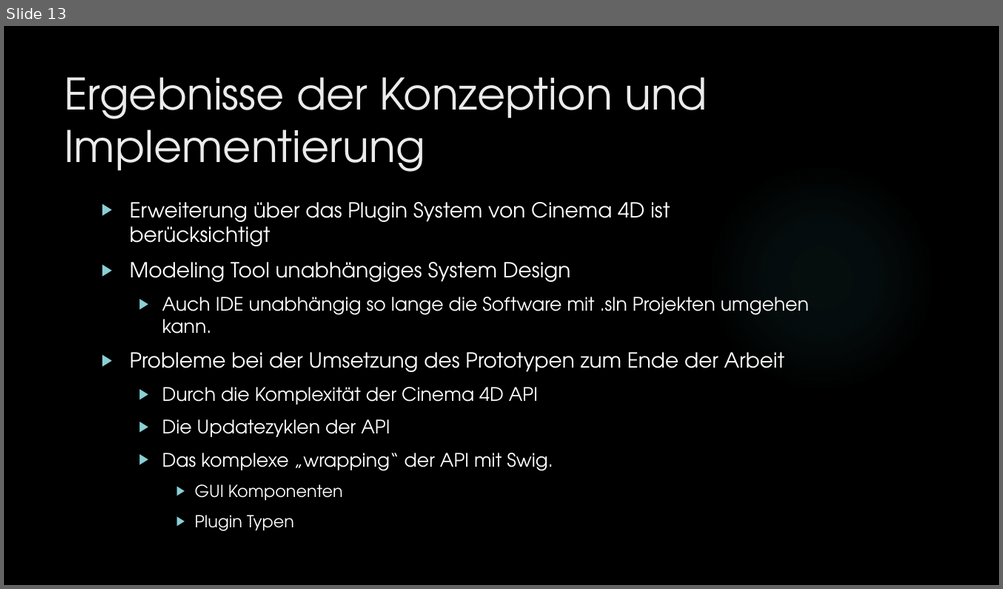
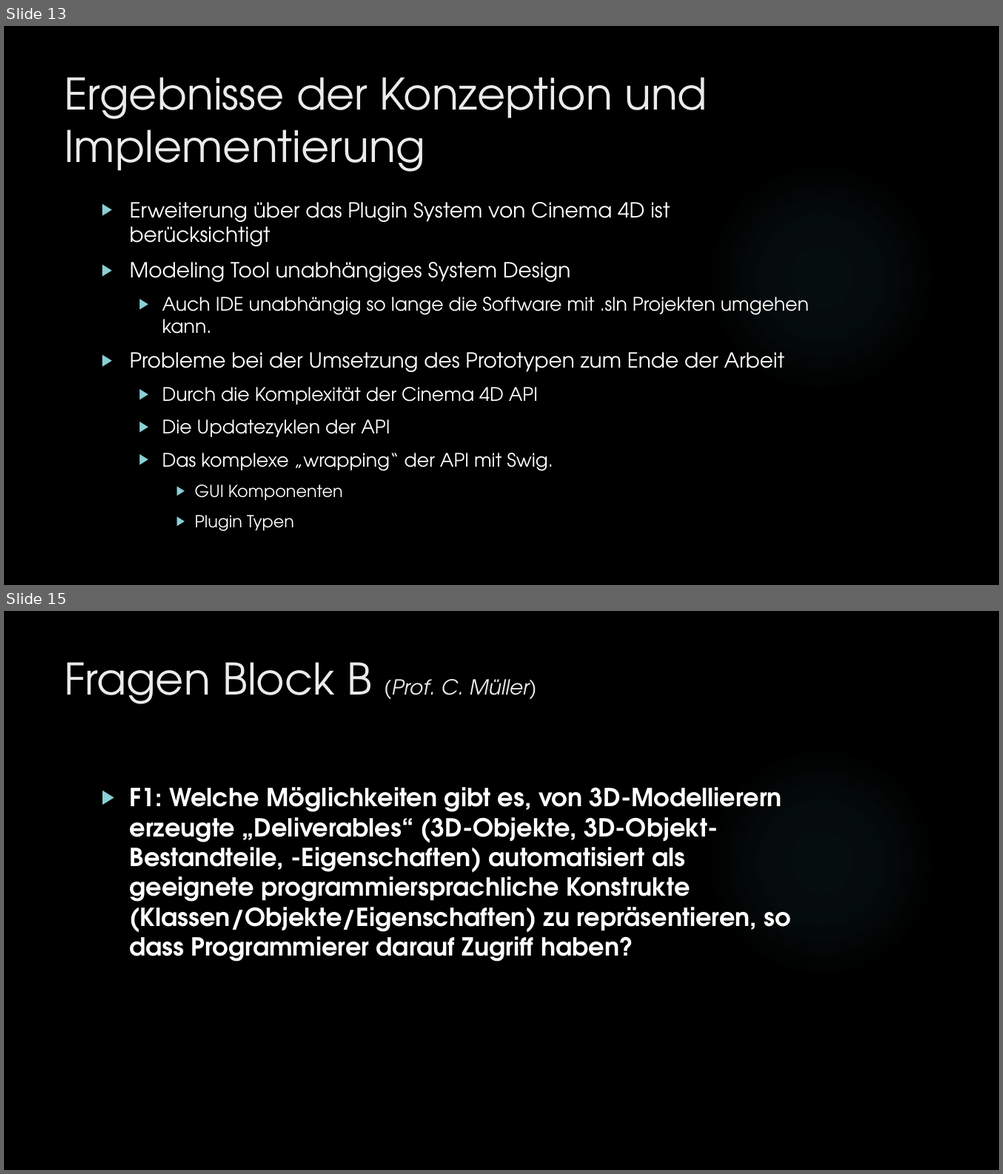
Before and after one commit to dNovel/MasterThesisWS1415, a slide deck: Disputation/Praesentation_DominikSteffen.pptx. Shown one above the other, each under a label of ours: slide 13 before the commit, slides 13 and 15 after it; the slides between them are not shown. The pictures are 1003x589 and 1003x1174 pixels, drawn with LibreOffice and Linux fonts; fonts in the diff are those of the drawing; background and template pictures are left out. Boxes give left, top, right and bottom in pixels: in the first picture for what was removed or moved away, otherwise in the second. Text is boxed around its words. In the diff, an @@ line names an element or a change of style, - is before the commit and + after.

Commit message:
Fragen von Prof. Müller eingefügt
Fragen eingefügt und beantwortet. Nächster Schritt: Prof. Taube

```diff
--- a/Disputation/Praesentation_DominikSteffen.pptx
+++ b/Disputation/Praesentation_DominikSteffen.pptx
@@ slide 15 added at bbox=[4, 611, 999, 1170], background picture (left out); not listed: 1 template element that a slide beside it also shows @@
@@ title added at bbox=[64, 662, 537, 704], 20 pt, text #EBEBEB, italic @@
+Fragen Block B (Prof. C. Müller)
@@ text added at bbox=[130, 787, 791, 962], 24 pt, text #FFFFFF, bold @@
+▶ F1: Welche Möglichkeiten gibt es, von 3D-Modellierern erzeugte „Deliverables“ (3D-Objekte, 3D-Objekt-Bestandteile, -Eigenschaften) automatisiert als geeignete programmiersprachliche Konstrukte (Klassen/Objekte/Eigenschaften) zu repräsentieren, so dass Programmierer darauf Zugriff haben?
```
Also in this commit, not shown: 2 slides changed, 11 other slides added, 2 other files.
